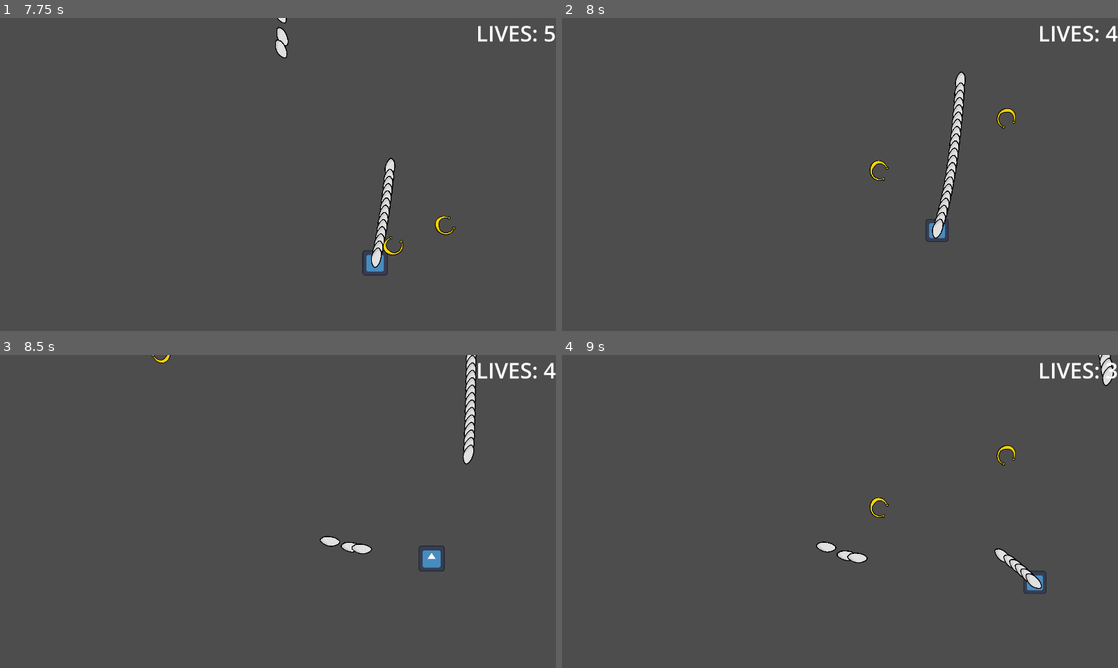
Above: before the commit, frames 1-4 (two rows, left to right).
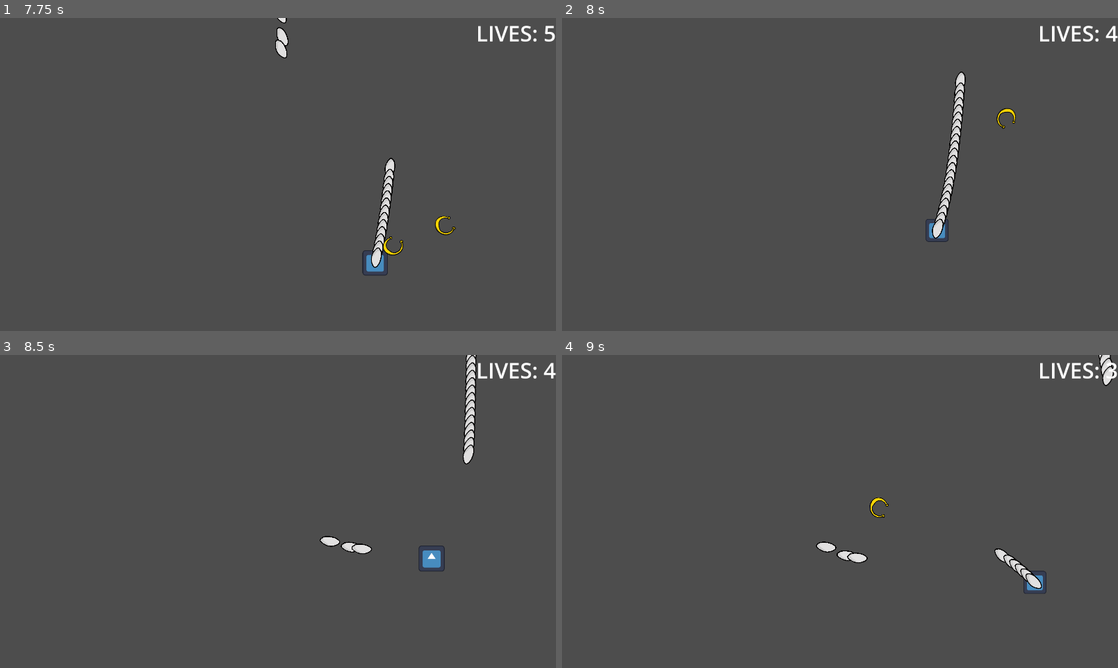
Above: after the commit, the same moments.

Repository: kaito002/bullet-hell-5
Game: Godot game, scene res://scenes/ui/main_menu.tscn
Two runs of this game, one before a commit and one after it. Both use one fixed random seed, a clock stepped at 60 frames per second and the inputs below. The engine's default icon, where the game draws it, is replaced by a stand-in: a white triangle on a blue panel in a dark square.
Inputs (mouse positions are in pixels of both pictures, inside the frame that each line leads up to):
- Up to frame 1 (7.75 s): click "PLAY GAME" at 0.5 s; move the mouse to (400, 158) at 1.27 s; press the mouse at (400, 158) at 1.28 s; hold D (right) 1.28-2.03 s; move the mouse to (166, 190) at 2.02 s; release the mouse at (166, 190) at 2.03 s; hold S (down) 2.03-2.78 s; click (166, 190) at 2.1 s; move the mouse to (333, 105) at 2.77 s; press the mouse at (333, 105) at 2.78 s; hold D (right) 2.78-3.53 s; move the mouse to (250, 237) at 3.52 s; release the mouse at (250, 237) at 3.53 s; hold W (up) 3.53-4.28 s; click (250, 237) at 3.6 s; move the mouse to (444, 221) at 4.27 s; press the mouse at (444, 221) at 4.28 s; hold A (left) 4.28-5.78 s; move the mouse to (111, 127) at 5.02 s; release the mouse at (111, 127) at 5.03 s; click (111, 127) at 5.1 s; move the mouse to (305, 174) at 5.77 s; press the mouse at (305, 174) at 5.78 s; hold S (down) 5.78-6.53 s; move the mouse to (194, 96) at 6.52 s; release the mouse at (194, 96) at 6.53 s; hold D (right) 6.53-7.28 s; click (194, 96) at 6.6 s; move the mouse to (400, 158) at 7.27 s; press the mouse at (400, 158) at 7.28 s; hold W (up) from 7.28 s (still down)
- Up to frame 2 (8 s): keep holding W (up)
- Up to frame 3 (8.5 s): move the mouse to (166, 527) at 8.02 s; release W (up) at 8.03 s; release the mouse at (166, 527) at 8.03 s; hold D (right) from 8.03 s (still down); click (166, 527) at 8.1 s
- Up to frame 4 (9 s): move the mouse to (895, 442) at 8.77 s; release D (right) at 8.78 s; press the mouse at (895, 442) at 8.78 s; hold S (down) from 8.78 s (still down)

Frame 1 is identical in both runs. In frame 2, less than 0.1% of the frame differs, in the area x 55-59%, y 45-52%; in frame 3, less than 0.1%; in frame 4, less than 0.1%, in the area x 78-82%, y 28-36%.

Commit message:
bullet disappears when hitting player

Diff:
--- a/scenes/enemies/taurus/taurus_bullet.gd
+++ b/scenes/enemies/taurus/taurus_bullet.gd
@@ -11,3 +11,4 @@
 func _on_body_entered(body):
 	if body.is_in_group('player'):
 		body.hit()
+		call_deferred("queue_free")
